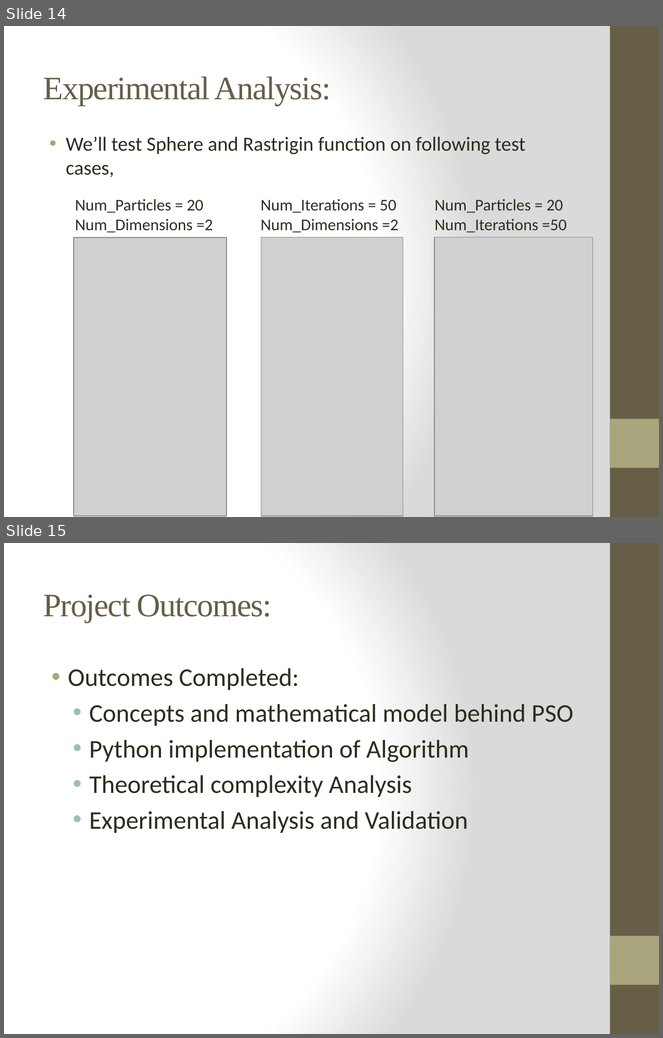
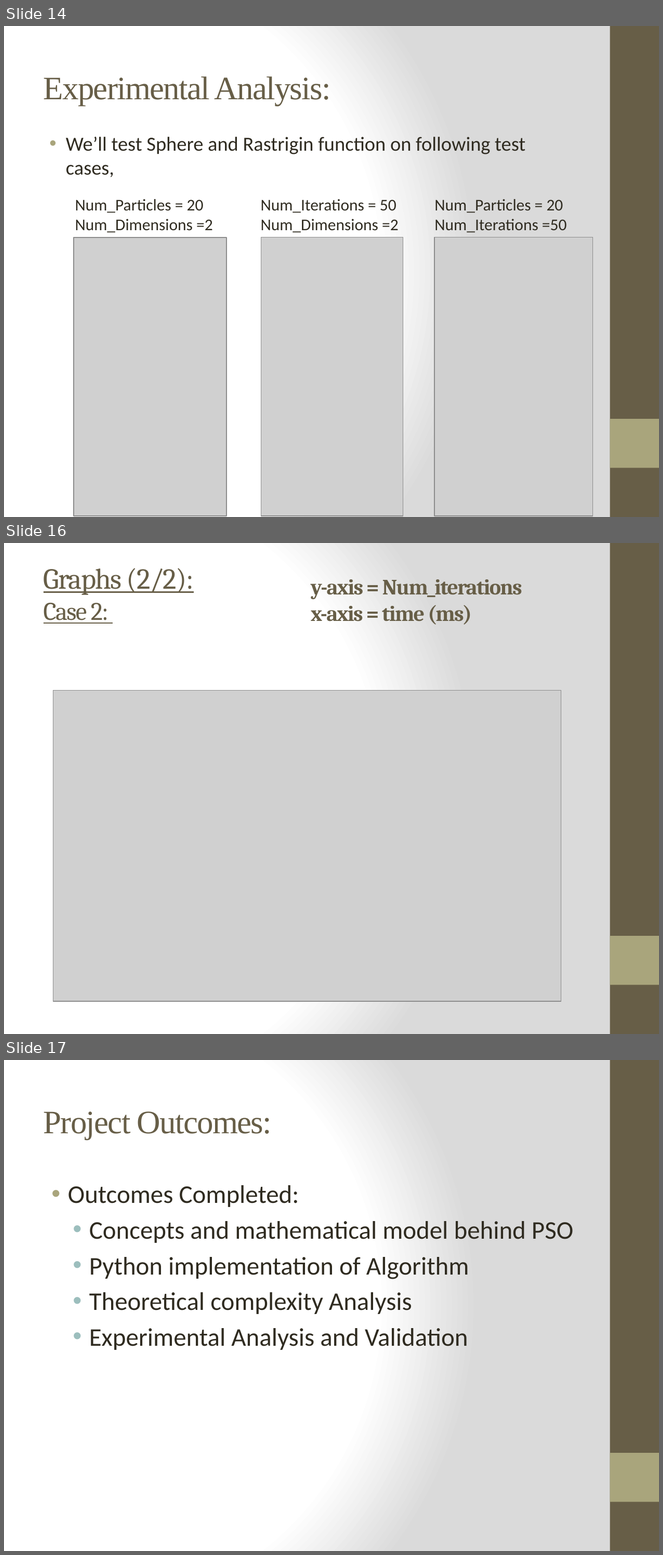
Before and after one commit to ayazhassan-courses/project-pyteam, a slide deck: Documentation/Presentation_final_PSO_Pyteam.pptx. Shown one above the other, each under a label of ours: slides 14 and 15 before the commit, slides 14, 16 and 17 after it; the slides between them are not shown. The pictures are 663x1038 and 663x1555 pixels, drawn with LibreOffice and Linux fonts; fonts in the diff are those of the drawing; grey boxes stand for pictures. Boxes give left, top, right and bottom in pixels: in the first picture for what was removed or moved away, otherwise in the second. Text is boxed around its words. In the diff, an @@ line names an element or a change of style, - is before the commit and + after.

Commit message:
Graphs slide added.

```diff
--- a/Documentation/Presentation_final_PSO_Pyteam.pptx
+++ b/Documentation/Presentation_final_PSO_Pyteam.pptx
@@ slide 16 added at (x1=4, y1=543, x2=659, y2=1034), background gradient #FFFFFF to #DADADA; not listed: 2 template elements that a slide beside it also shows @@
@@ title added at (x1=44, y1=568, x2=194, y2=624), 32 pt, text #675E47, underline @@
+Graphs (2/2):
+Case 2:
@@ text added at (x1=311, y1=579, x2=522, y2=625), 24 pt, text #675E47, bold @@
+y-axis = Num_iterations
+x-axis = time (ms)
@@ picture added at (x1=53, y1=691, x2=561, y2=1002) @@
@@ what was slide 15 is now slide 17 @@
```
Also in this commit, not shown: 1 other slide added.
